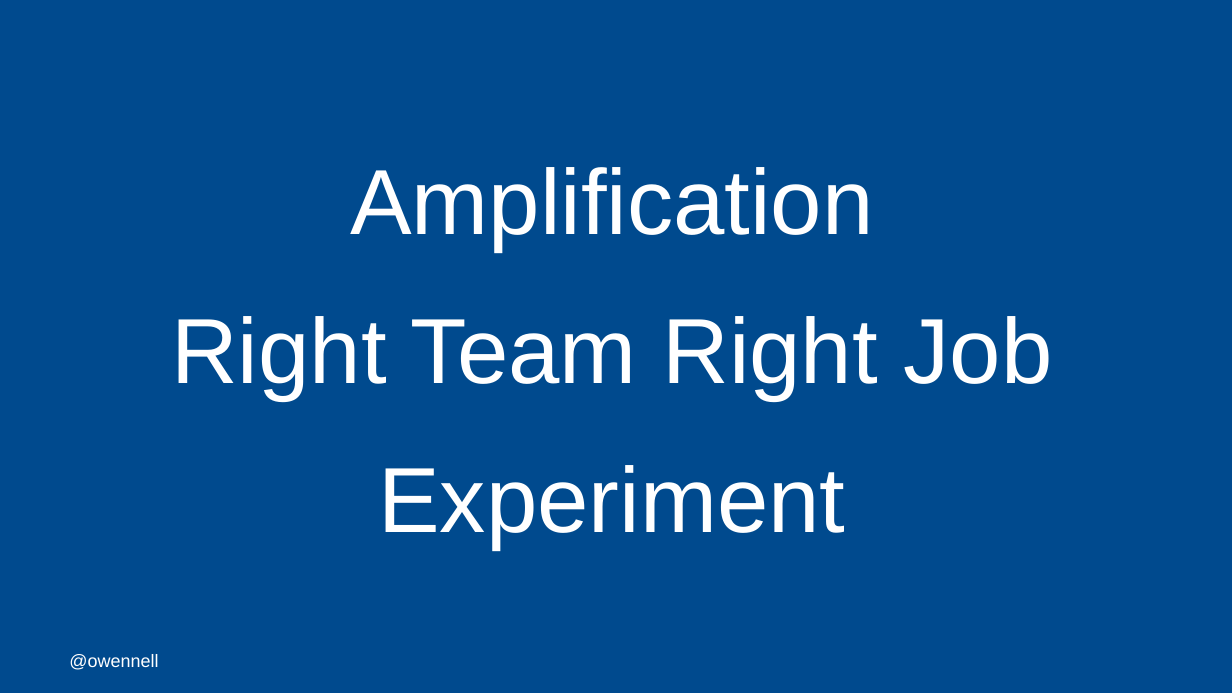
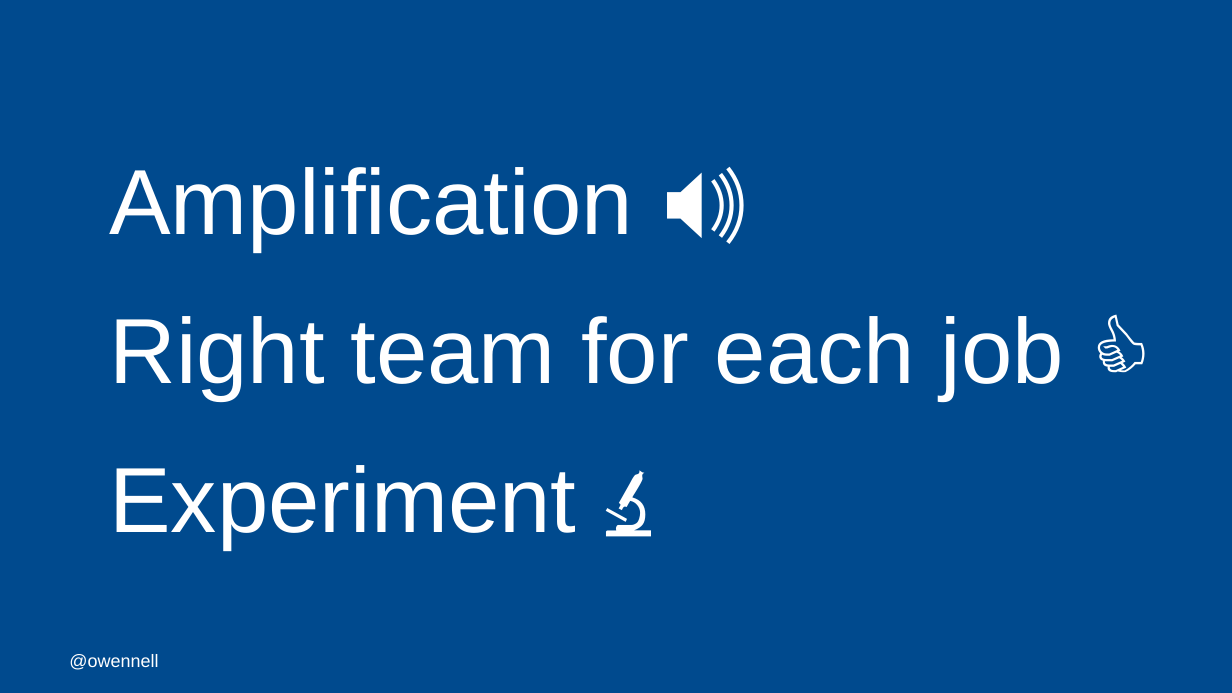
Before and after one commit to oliwennell/talks, a slide deck: slide 58 of a-mob-mentality.pptx (slide 57 before the commit). Drawn at 1232x693 pixels with LibreOffice and Linux fonts; fonts in the diff are those of the drawing; background and template pictures are left out. Boxes give left, top, right and bottom in pixels: in the first picture for what was removed or moved away, otherwise in the second. Text is boxed around its words. In the diff, an @@ line names an element or a change of style, - is before the commit and + after.

```diff
--- a/a-mob-mentality.pptx
+++ b/a-mob-mentality.pptx
@@ title at <box>109,167,632,251</box>: text changed @@
-Amplification
+Amplification 🔊
@@ text at <box>109,316,1064,400</box>: text changed @@
-Right Team Right Job
+Right team for each job 👍
@@ text at <box>109,465,576,549</box>: text changed @@
-Experiment
+Experiment 🔬
```
Also in this commit, not shown: 9 other slides changed, 1 slide added.
